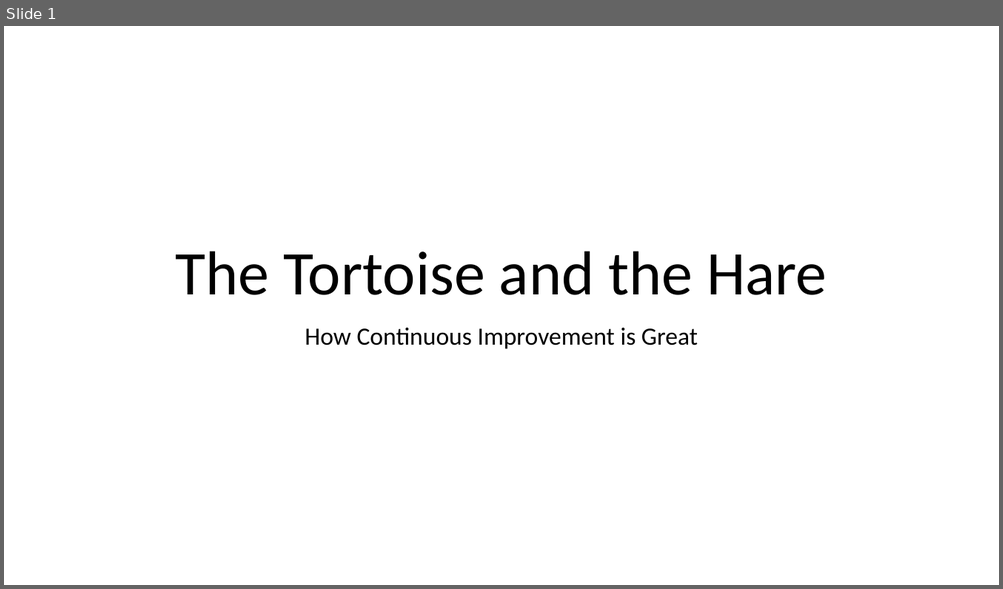
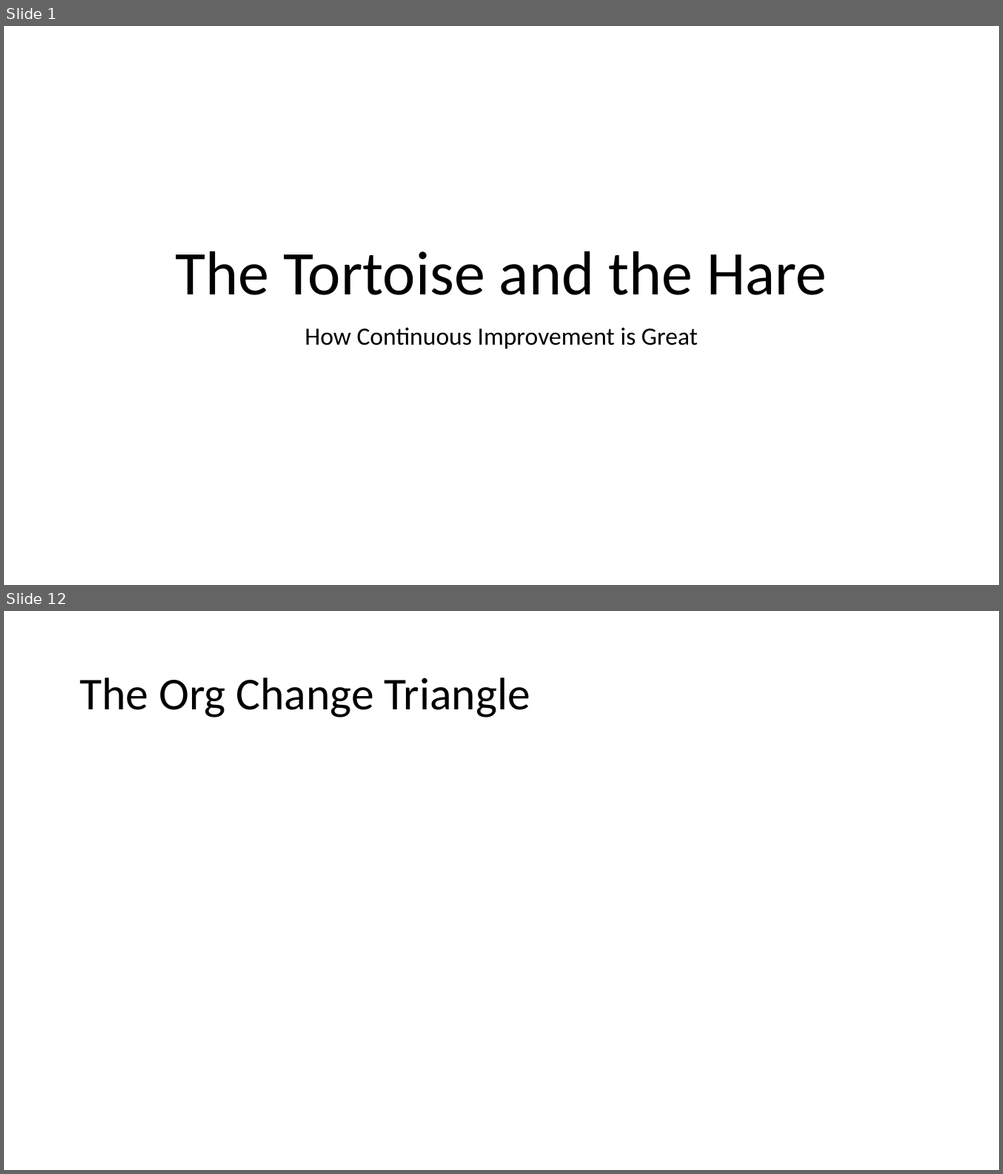
Before and after one commit to jugisahunk/presentations, a slide deck: tortoise-and-hare/tortoise-and-hare.pptx. Shown one above the other, each under a label of ours: slide 1 before the commit, slides 1 and 12 after it; the slides between them are not shown. The pictures are 1003x589 and 1003x1174 pixels, drawn with LibreOffice and Linux fonts; fonts in the diff are those of the drawing. Boxes give left, top, right and bottom in pixels: in the first picture for what was removed or moved away, otherwise in the second. Text is boxed around its words. In the diff, an @@ line names an element or a change of style, - is before the commit and + after.

```diff
--- a/tortoise-and-hare/tortoise-and-hare.pptx
+++ b/tortoise-and-hare/tortoise-and-hare.pptx
@@ slide 12 added at [4,611,999,1170], background #FFFFFF @@
@@ title added at [79,678,530,718], 44 pt, text #000000 @@
+The Org Change Triangle
```
Also in this commit, not shown: 28 other slides added, 1 other file.
